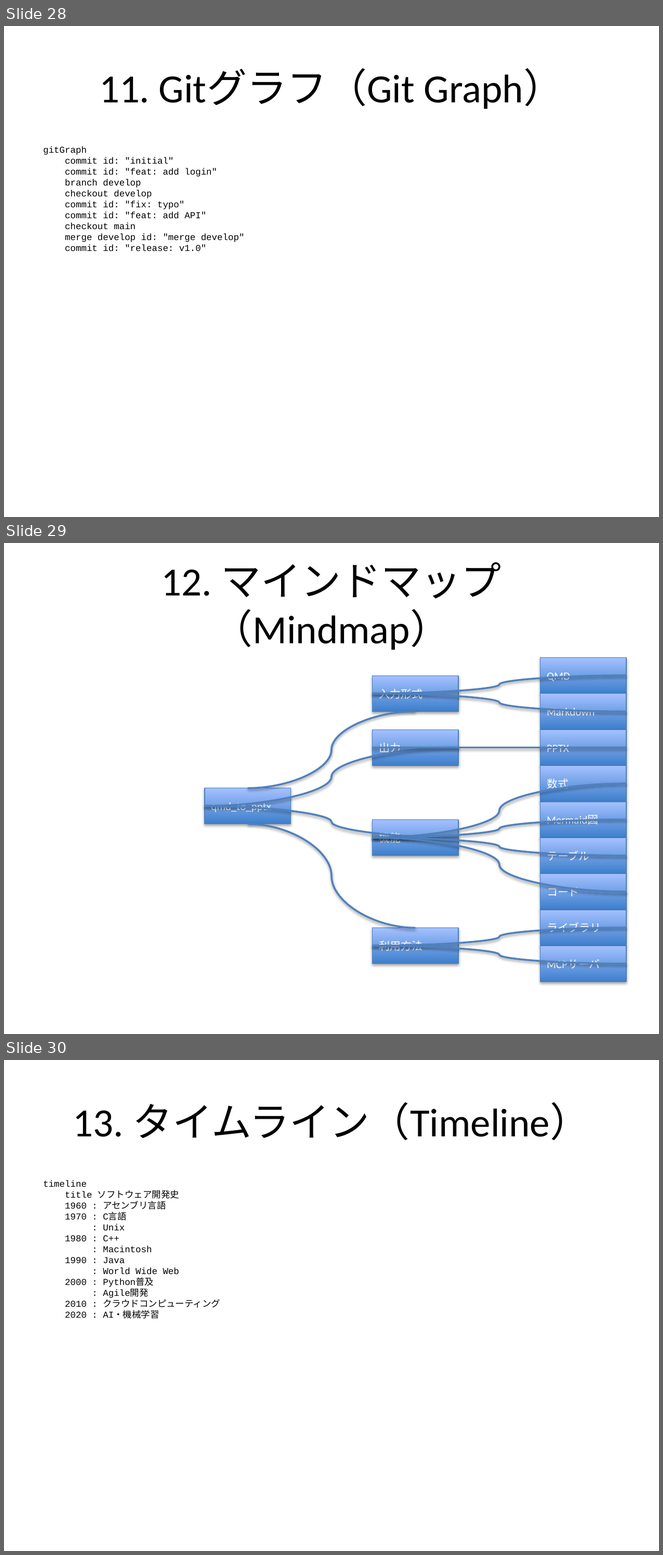
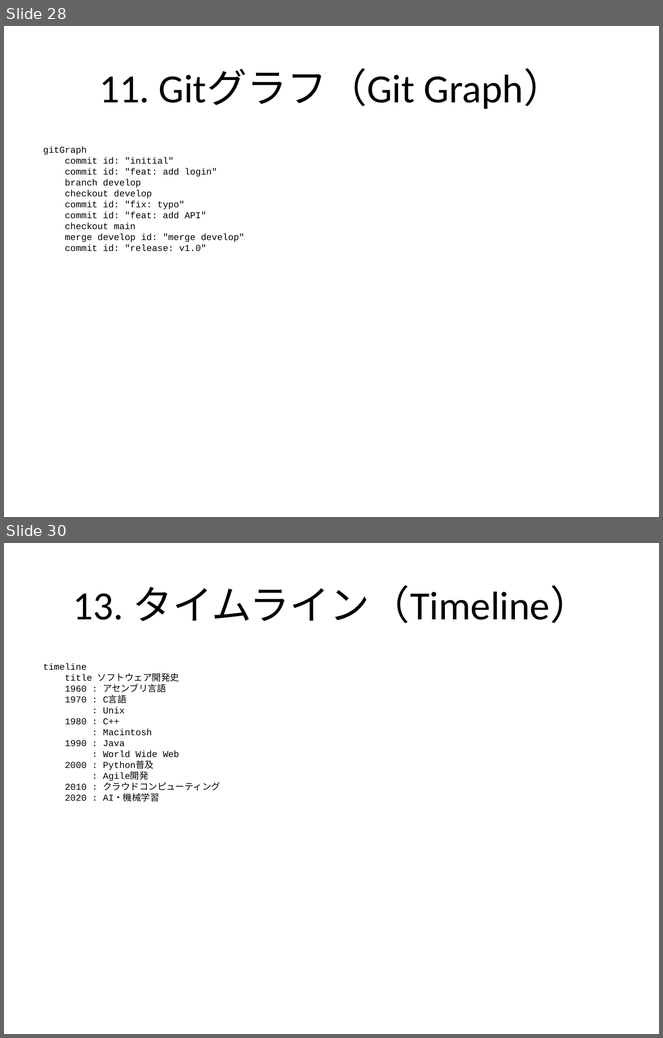
Before and after one commit to notfolder/qmd_to_pptx, a slide deck: demo_full.pptx. Shown one above the other, each under a label of ours: slides 28, 29 and 30 before the commit, slides 28 and 30 after it; the slides between them are not shown. The pictures are 663x1555 and 663x1038 pixels, drawn with LibreOffice and Linux fonts; fonts in the diff are those of the drawing. Boxes give left, top, right and bottom in pixels: in the first picture for what was removed or moved away, otherwise in the second. Text is boxed around its words. In the diff, an @@ line names an element or a change of style, - is before the commit and + after.

```diff
--- a/demo_full.pptx
+++ b/demo_full.pptx
@@ slide 29 removed at <box>4,543,659,1034</box>, background #FFFFFF @@
@@ title removed at <box>162,562,502,650</box> @@
-12. マインドマップ（Mindmap）
@@ rectangle removed at <box>541,657,626,694</box> @@
-QMD
@@ rectangle removed at <box>373,676,458,712</box> @@
-入力形式
@@ curved line removed from (373, 694) to (626, 676) @@
@@ curved line removed from (373, 694) to (626, 711) @@
@@ rectangle removed at <box>541,694,626,730</box> @@
-Markdown
@@ curved line removed from (248, 788) to (415, 711) @@
@@ rectangle removed at <box>373,730,458,766</box> @@
-出力
@@ rectangle removed at <box>541,730,626,766</box> @@
-PPTX
@@ curved line removed from (205, 807) to (458, 747) @@
@@ curved line removed from (373, 747) to (626, 747) @@
@@ rectangle removed at <box>541,766,626,802</box> @@
-数式
@@ rectangle removed at <box>205,788,291,825</box> @@
-qmd_to_pptx
@@ curved line removed from (373, 838) to (626, 783) @@
@@ curved line removed from (205, 807) to (458, 838) @@
@@ rectangle removed at <box>541,802,626,838</box> @@
-Mermaid図
@@ rectangle removed at <box>373,820,458,856</box> @@
-機能
@@ curved line removed from (373, 838) to (626, 820) @@
@@ curved line removed from (248, 824) to (415, 928) @@
@@ curved line removed from (373, 838) to (626, 856) @@
@@ curved line removed from (373, 838) to (626, 892) @@
@@ rectangle removed at <box>541,838,626,874</box> @@
-テーブル
@@ rectangle removed at <box>541,874,626,910</box> @@
-コード
@@ rectangle removed at <box>541,910,626,946</box> @@
-ライブラリ
@@ rectangle removed at <box>373,928,458,964</box> @@
-利用方法
@@ curved line removed from (373, 946) to (626, 928) @@
@@ curved line removed from (373, 946) to (626, 964) @@
@@ rectangle removed at <box>541,946,626,982</box> @@
-MCPサーバー
```
Also in this commit, not shown: 1 slide changed, 1 slide added, 4 other files.
